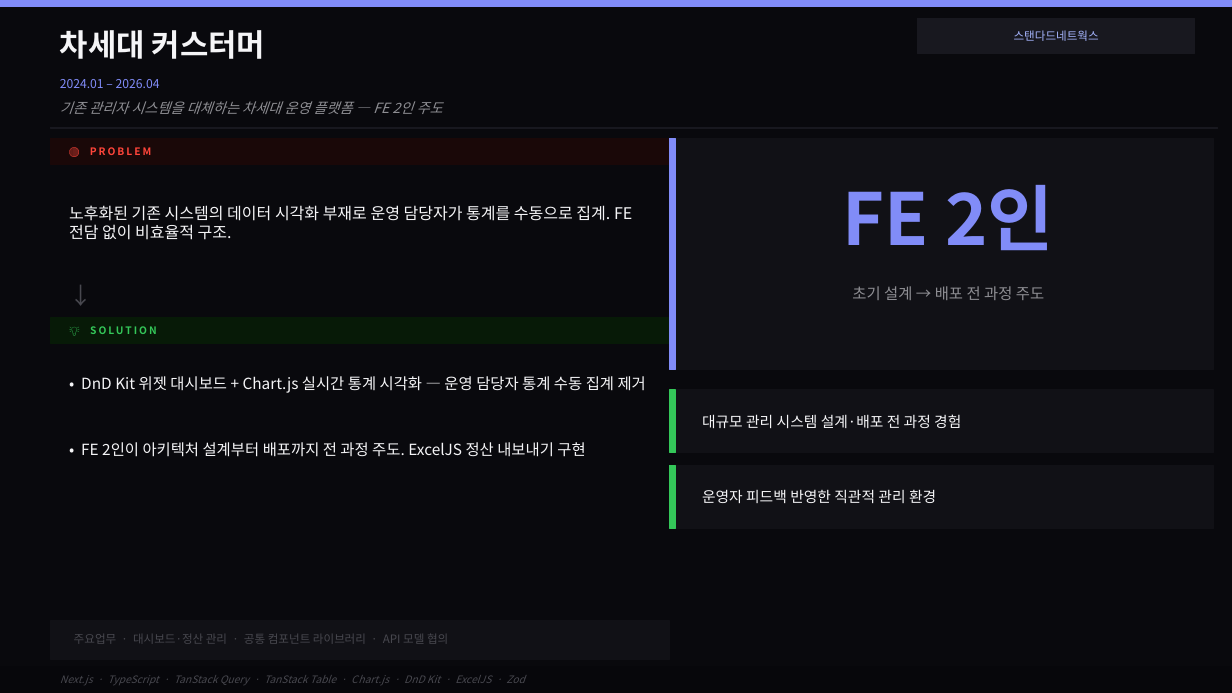
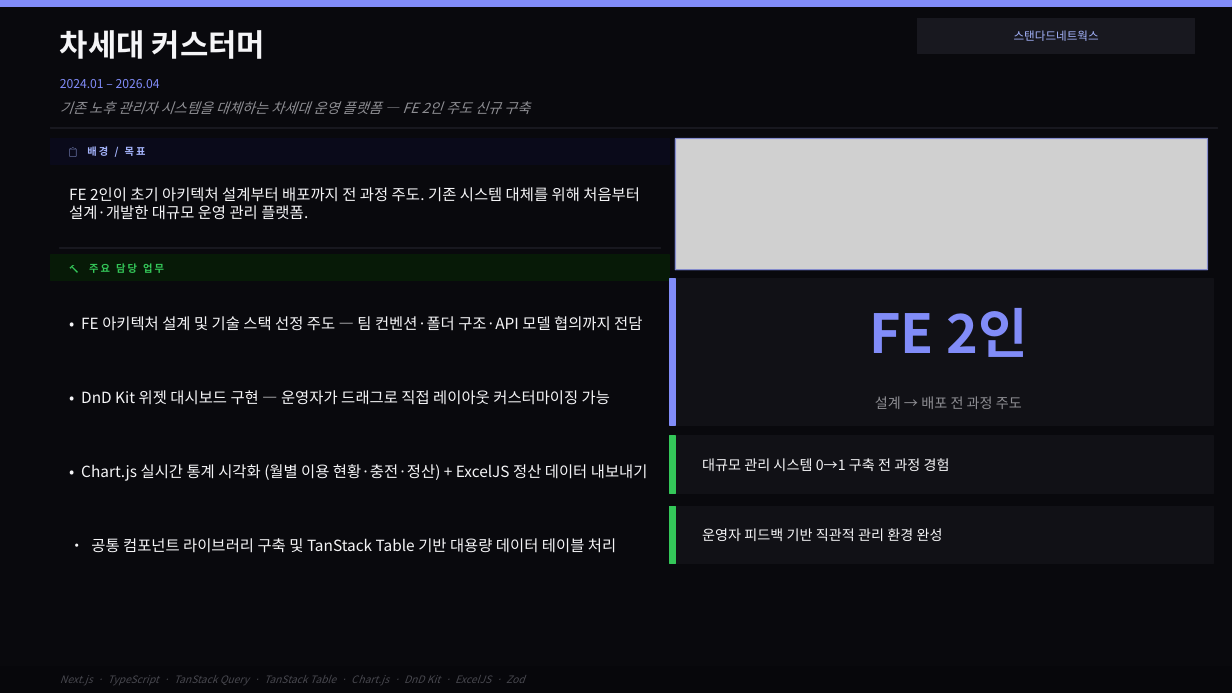
Before and after one commit to jinwonnnnnnn/jinwon-portfolio, a slide deck: slide 7 of apps/web/public/portfolio.pptx. Drawn at 1232x693 pixels with LibreOffice and Linux fonts; fonts in the diff are those of the drawing; grey boxes stand for pictures. Boxes give left, top, right and bottom in pixels: in the first picture for what was removed or moved away, otherwise in the second. Text is boxed around its words. In the diff, an @@ line names an element or a change of style, - is before the commit and + after.

```diff
--- a/apps/web/public/portfolio.pptx
+++ b/apps/web/public/portfolio.pptx
@@ text at <box>60,101,530,114</box>: text changed @@
-기존 관리자 시스템을 대체하는 차세대 운영 플랫폼 — FE 2인 주도
+기존 노후 관리자 시스템을 대체하는 차세대 운영 플랫폼 — FE 2인 주도 신규 구축
@@ rectangle at <box>51,139,670,165</box>: fill #1A0808 to #0A0A1A; outline #1A0808 1 pt to #0A0A1A 1 pt @@
@@ text at <box>87,146,146,156</box>: text changed; text colour #FF453A to #A5B4FC @@
-🔴 PROBLEM
+📋 배경 / 목표
@@ rectangle: place and size @@
-rectangle at <box>670,139,1214,370</box>
+rectangle at <box>676,139,1208,270</box>
@@ rectangle at <box>676,139,1208,270</box>: fill #111116 to none; outline #111116 1 pt to #818CF8 1 pt @@
@@ picture added at <box>676,139,1208,270</box> @@
@@ text at <box>69,187,640,220</box>: text changed; size 12.5 to 12 pt @@
-노후화된 기존 시스템의 데이터 시각화 부재로 운영 담당자가 통계를 수동으로 집계. FE 전담 없이 비효율적 구조.
+FE 2인이 초기 아키텍처 설계부터 배포까지 전 과정 주도. 기존 시스템 대체를 위해 처음부터 설계·개발한 대규모 운영 관리 플랫폼.
@@ rectangle: place and size @@
-rectangle at <box>51,318,670,344</box>
+rectangle at <box>51,255,670,281</box>
@@ rectangle added at <box>60,248,661,249</box>, fill #18181F, outline #18181F 1 pt @@
@@ text at <box>89,263,164,273</box>: text changed @@
-💡 SOLUTION
+🔨 주요 담당 업무
@@ text removed at <box>60,279,97,312</box> @@
-↓
@@ rectangle: place and size @@
-rectangle at <box>670,390,1214,453</box>
+rectangle at <box>670,279,1214,425</box>
@@ rectangle: place and size @@
-rectangle at <box>670,139,676,370</box>
+rectangle at <box>670,279,676,425</box>
@@ text "FE 2인": place and size @@
-text "FE 2인" at <box>843,185,1054,251</box>
+text "FE 2인" at <box>869,308,1027,357</box>
@@ text "FE 2인" at <box>869,308,1027,357</box>: size 56 to 42 pt @@
@@ text at <box>81,316,642,331</box>: text changed @@
-• DnD Kit 위젯 대시보드 + Chart.js 실시간 통계 시각화 — 운영 담당자 통계 수동 집계 제거
+• FE 아키텍처 설계 및 기술 스택 선정 주도 — 팀 컨벤션·폴더 구조·API 모델 협의까지 전담
@@ text at <box>81,390,610,405</box>: text changed @@
-• FE 2인이 아키텍처 설계부터 배포까지 전 과정 주도. ExcelJS 정산 내보내기 구현
+• DnD Kit 위젯 대시보드 구현 — 운영자가 드래그로 직접 레이아웃 커스터마이징 가능
@@ text at <box>875,396,1022,409</box>: text changed; size 12 to 11 pt @@
-초기 설계 → 배포 전 과정 주도
+설계 → 배포 전 과정 주도
@@ rectangle: place and size @@
-rectangle at <box>670,466,1214,529</box>
+rectangle at <box>670,436,1214,494</box>
@@ rectangle: place and size @@
-rectangle at <box>670,466,676,529</box>
+rectangle at <box>670,436,676,494</box>
@@ text added at <box>81,464,648,481</box>, 12 pt, text #F5F5F7 @@
+• Chart.js 실시간 통계 시각화 (월별 이용 현황·충전·정산) + ExcelJS 정산 데이터 내보내기
@@ text at <box>702,458,950,471</box>: text changed; size 11.5 to 11 pt @@
-대규모 관리 시스템 설계·배포 전 과정 경험
+대규모 관리 시스템 0→1 구축 전 과정 경험
@@ rectangle: place and size @@
-rectangle at <box>670,390,676,453</box>
+rectangle at <box>670,506,676,564</box>
@@ rectangle: place and size @@
-rectangle at <box>51,621,670,660</box>
+rectangle at <box>670,506,1214,564</box>
@@ text at <box>91,538,616,553</box>: text changed; size 9 to 12 pt; text colour #48484F to #F5F5F7 @@
-주요업무 · 대시보드·정산 관리 · 공통 컴포넌트 라이브러리 · API 모델 협의
+• 공통 컴포넌트 라이브러리 구축 및 TanStack Table 기반 대용량 데이터 테이블 처리
@@ text at <box>702,528,943,541</box>: text changed; size 11.5 to 11 pt @@
-운영자 피드백 반영한 직관적 관리 환경
+운영자 피드백 기반 직관적 관리 환경 완성
```
Also in this commit, not shown: 5 other slides changed, 1 other file.
